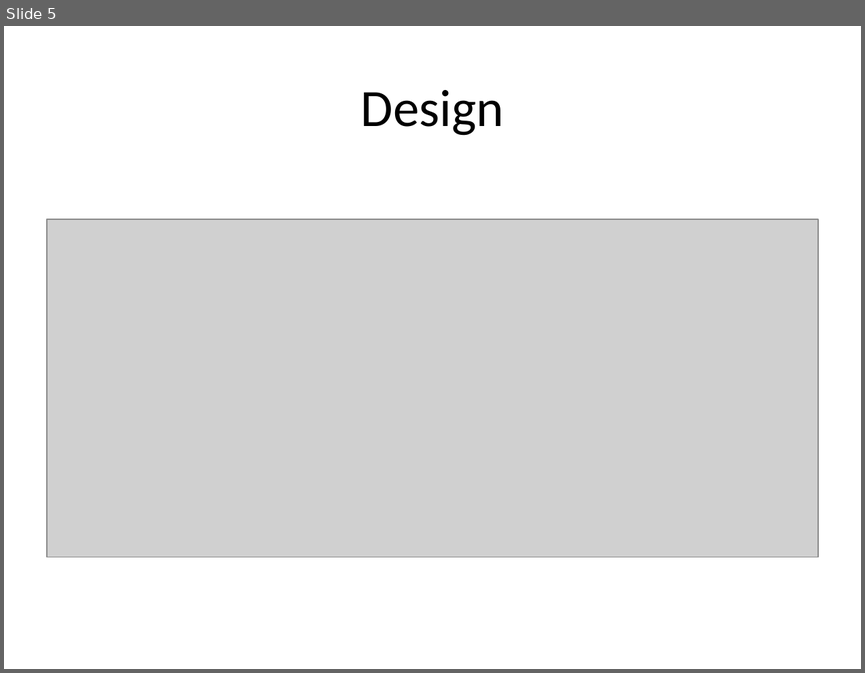
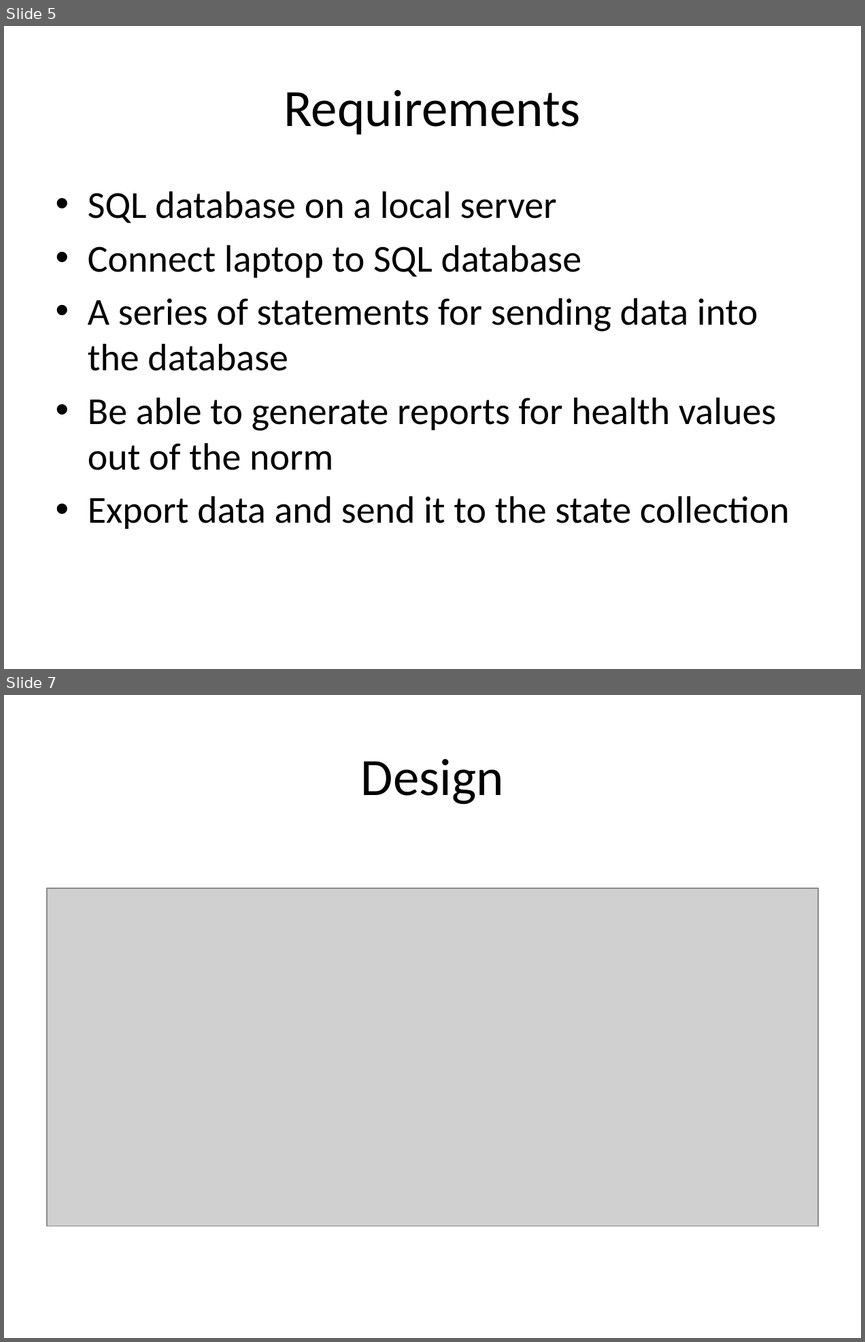
Before and after one commit to TigerCheck/TigerCheck, a slide deck: tigercheck Architectural Spike presentation.pptx. Shown one above the other, each under a label of ours: slide 5 before the commit, slides 5 and 7 after it; the slides between them are not shown. The pictures are 865x673 and 865x1342 pixels, drawn with LibreOffice and Linux fonts; fonts in the diff are those of the drawing; grey boxes stand for pictures. Boxes give left, top, right and bottom in pixels: in the first picture for what was removed or moved away, otherwise in the second. Text is boxed around its words. In the diff, an @@ line names an element or a change of style, - is before the commit and + after.

```diff
--- a/tigercheck Architectural Spike presentation.pptx
+++ b/tigercheck Architectural Spike presentation.pptx
@@ slide 5 added at box(4, 26, 861, 669), background #FFFFFF @@
@@ title added at box(283, 90, 581, 135), 44 pt, text #000000 @@
+Requirements
@@ text added at box(88, 191, 789, 529), 32 pt, text #000000 @@
+• SQL database on a local server
+• Connect laptop to SQL database
+• A series of statements for sending data into the database
+• Be able to generate reports for health values out of the norm
+• Export data and send it to the state collection
@@ what was slide 5 is now slide 7 @@
```
Also in this commit, not shown: 3 slides changed, 3 other slides added, 4 slides removed.
